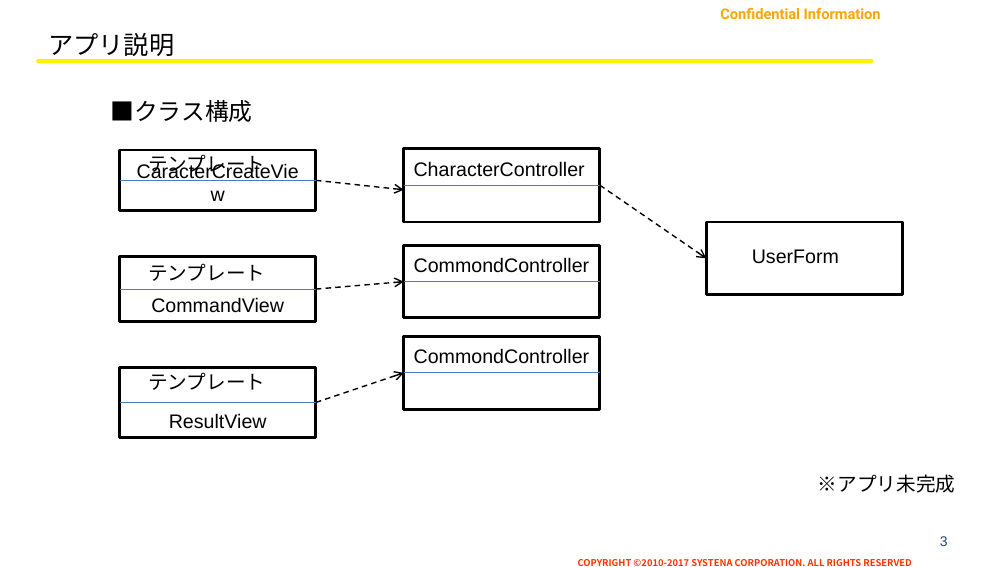
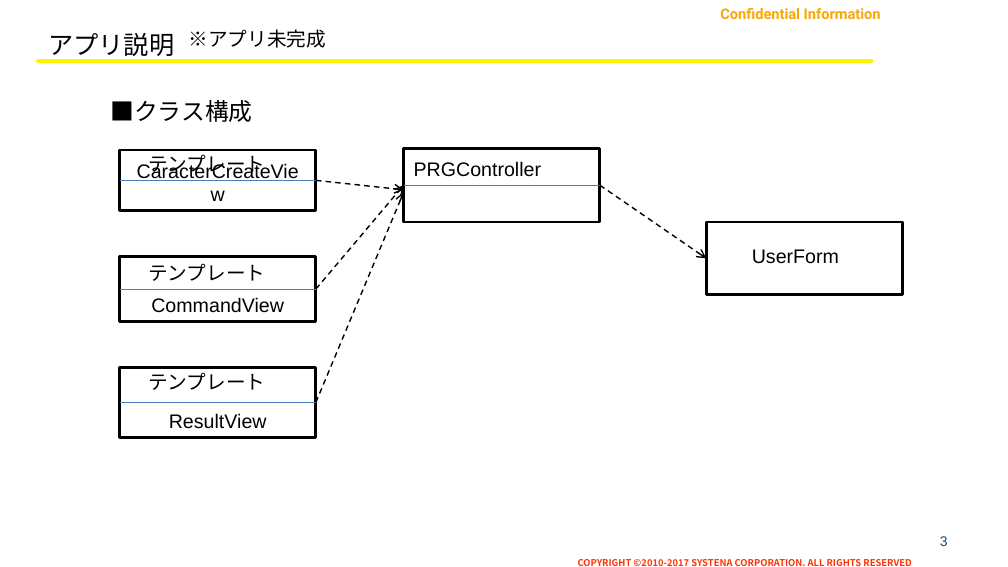
Before and after one commit to TouyonKimu/webjava_3, a slide deck: slide 3 of doc/201521_金度延_虎の穴振り返り資料.pptx. Drawn at 1008x567 pixels with LibreOffice and Linux fonts; fonts in the diff are those of the drawing; background and template pictures are left out. Boxes give left, top, right and bottom in pixels: in the first picture for what was removed or moved away, otherwise in the second. Text is boxed around its words. In the diff, an @@ line names an element or a change of style, - is before the commit and + after.

```diff
--- a/doc/201521_金度延_虎の穴振り返り資料.pptx
+++ b/doc/201521_金度延_虎の穴振り返り資料.pptx
@@ text "※アプリ未完成" moved from (x1=818, y1=474, x2=955, y2=493) to (x1=189, y1=29, x2=326, y2=48) @@
@@ text at (x1=414, y1=161, x2=542, y2=177): text changed @@
-CharacterController
+PRGController
@@ arrow moved from (316, 289) - (403, 281) to (316, 289) - (403, 185) @@
@@ arrow moved from (316, 402) - (403, 373) to (316, 402) - (403, 193) @@
@@ rectangle removed at (x1=403, y1=245, x2=600, y2=318) @@
@@ text removed at (x1=414, y1=257, x2=590, y2=273) @@
-CommondController
@@ line removed from (403, 281) to (600, 281) @@
@@ rectangle removed at (x1=403, y1=337, x2=600, y2=409) @@
@@ text removed at (x1=414, y1=348, x2=590, y2=364) @@
-CommondController
@@ line removed from (403, 373) to (600, 373) @@
```
Also in this commit, not shown: 1 other slide changed.
